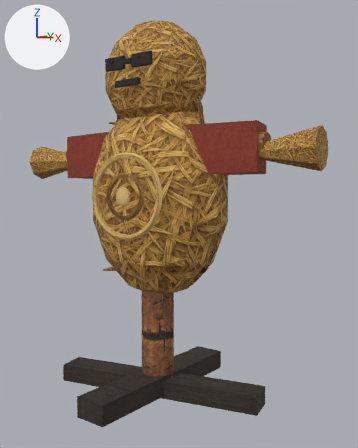
The Blender file assets/blender/training-dummy.blend, before and after one commit.
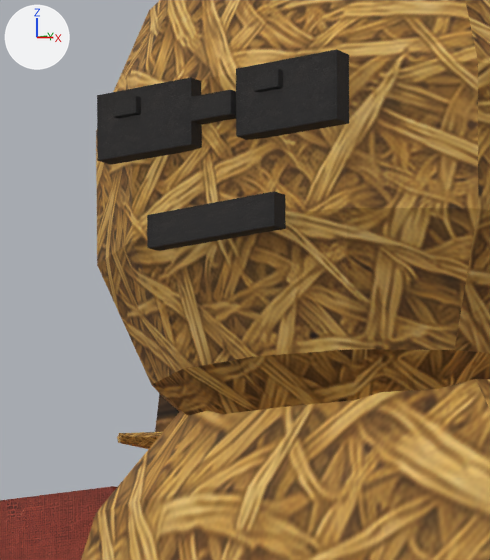
Each version appears first whole from a 50 mm camera at (1.774, -2.587, 1.245) aimed at (0.116, 0.067, 1.078), and next in a close-up on the part from 24% to 50% of the width and 9% to 32% of the height. Arrows for +X, +Y and +Z are at upper left; the lights stay in place. The first two pictures are the older version.

Objects in the first close-up: 'training_dummy_glasses_bridge', 'training_dummy_left_glasses_lens', 'training_dummy_left_sleeve', 'training_dummy_right_eye_shine', 'training_dummy_right_glasses_lens', 'training_dummy_sack_head', 'training_dummy_straw_spike_4', 'training_dummy_straw_torso', 'training_dummy_tiny_mouth' and 2 more.
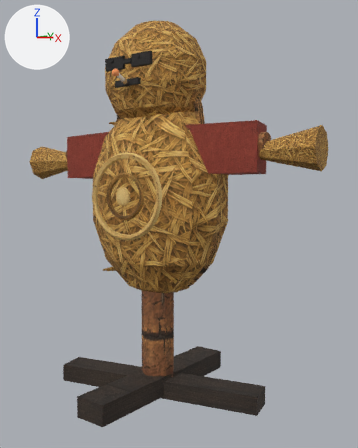
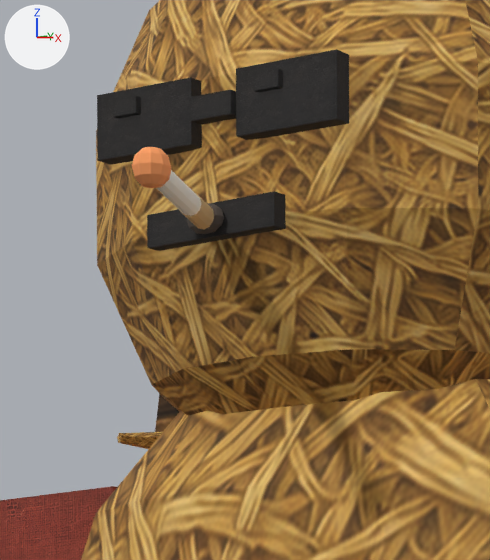
The edits, one by one:
Material 'mferland_accessory_ember' (mat_mferland_accessory_ember) is new.
Its base color is (1.0, 0.353, 0.122) (orange #ffa062).
Its roughness is 0.86.
Material 'mferland_accessory_paper' (mat_mferland_accessory_paper) is new.
Its base color is (0.973, 0.941, 0.859) (white #fcf8ee).
Its roughness is 0.86.
Material 'mferland_accessory_filter' (mat_mferland_accessory_filter) is new.
Its base color is (0.71, 0.475, 0.22) (beige #dbb781).
Its roughness is 0.86.
Material 'mferland_accessory_mouth' (mat_mferland_accessory_mouth) is new.
Its base color is (0.0824, 0.0627, 0.051) (brown #514740).
Its roughness is 0.86.
Mesh me_mferland_accessory_training_dummy_cigarette_ember_mesh is new.
It is a UV sphere (10 segments, 6 rings, poles along z) spanning x -0.019..0.019, y -0.02..0.02, z -0.02..0.02.
It uses material mat_mferland_accessory_ember (orange #ffa062).
Mesh me_mferland_accessory_training_dummy_cigarette_paper_mesh is new.
It is a 12-sided cylinder along z spanning x -0.012..0.012, y -0.012..0.012, z -0.0725..0.0725.
It uses material mat_mferland_accessory_paper (white #fcf8ee).
Mesh me_mferland_accessory_training_dummy_cigarette_filter_mesh is new.
It is a 12-sided cylinder along z spanning x -0.013..0.013, y -0.013..0.013, z -0.06..0.06.
It uses material mat_mferland_accessory_filter (beige #dbb781).
Mesh me_mferland_accessory_training_dummy_cigarette_mouth_plug_mesh is new.
It is a UV sphere (12 segments, 6 rings, poles along z) spanning x -0.0216..0.0216, y -0.0216..0.0216, z -0.0216..0.0216.
It uses material mat_mferland_accessory_mouth (brown #514740).
Object 'mferland_accessory_training-dummy_cigarette_ember' (ob_mferland_accessory_training_dummy_cigarette_ember) is new; it shows me_mferland_accessory_training_dummy_cigarette_ember_mesh.
Its location is (0.089, -0.518, 1.9).
Object 'mferland_accessory_training-dummy_cigarette_paper' (ob_mferland_accessory_training_dummy_cigarette_paper) is new; it shows me_mferland_accessory_training_dummy_cigarette_paper_mesh.
Its location is (0.056, -0.445, 1.9).
Its rotation in degrees is (90, 0, 24).
Object 'mferland_accessory_training-dummy_cigarette_filter' (ob_mferland_accessory_training_dummy_cigarette_filter) is new; it shows me_mferland_accessory_training_dummy_cigarette_filter_mesh.
Its location is (0.002, -0.325, 1.9).
Its rotation in degrees is (90, 0, 24).
Object 'mferland_accessory_training-dummy_cigarette_mouth_plug' (ob_mferland_accessory_training_dummy_cigarette_mouth_plug) is new; it shows me_mferland_accessory_training_dummy_cigarette_mouth_plug_mesh.
Its location is (0.0, -0.32, 1.9).
Its scale is (1.1, 0.55, 0.75).

What differs and where, as boxes [x1, y1, x2, y2] in the close-ups (490 x 560 px):
'mferland_accessory_training-dummy_cigarette_ember', added (orange)
    after: [132, 147, 172, 188]
'mferland_accessory_training-dummy_cigarette_paper', added
    after: [156, 170, 201, 216]
'mferland_accessory_training-dummy_cigarette_filter', added (beige)
    after: [180, 193, 214, 230]
'mferland_accessory_training-dummy_cigarette_mouth_plug', added
    after: [187, 203, 224, 234]
